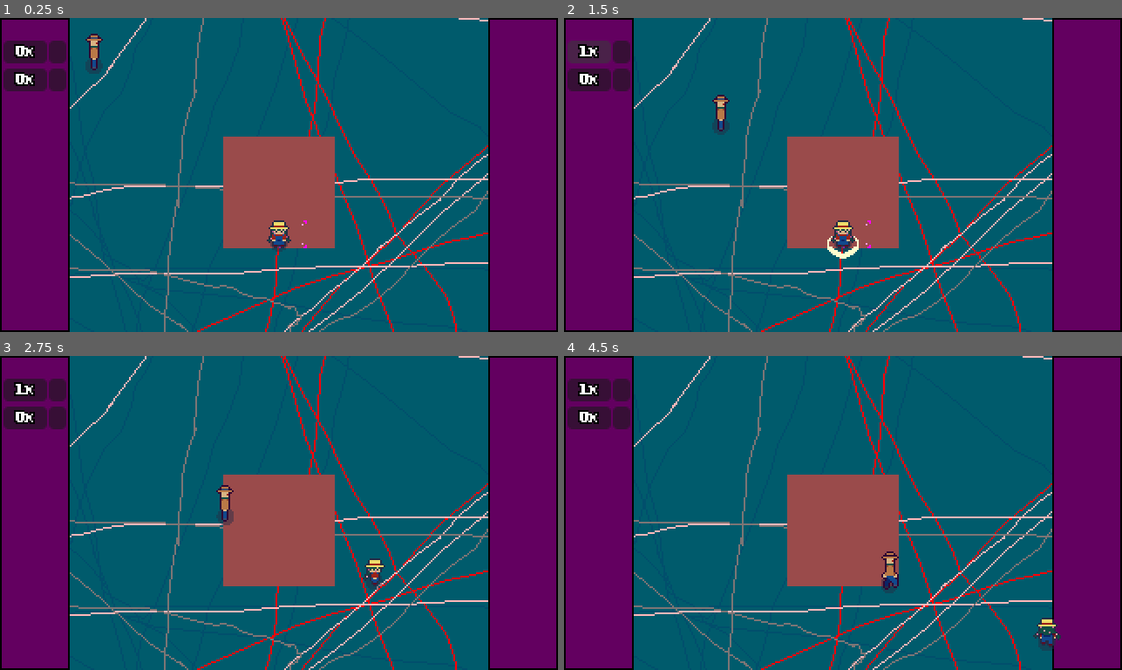
Above: before the commit, frames 1-4 (two rows, left to right).
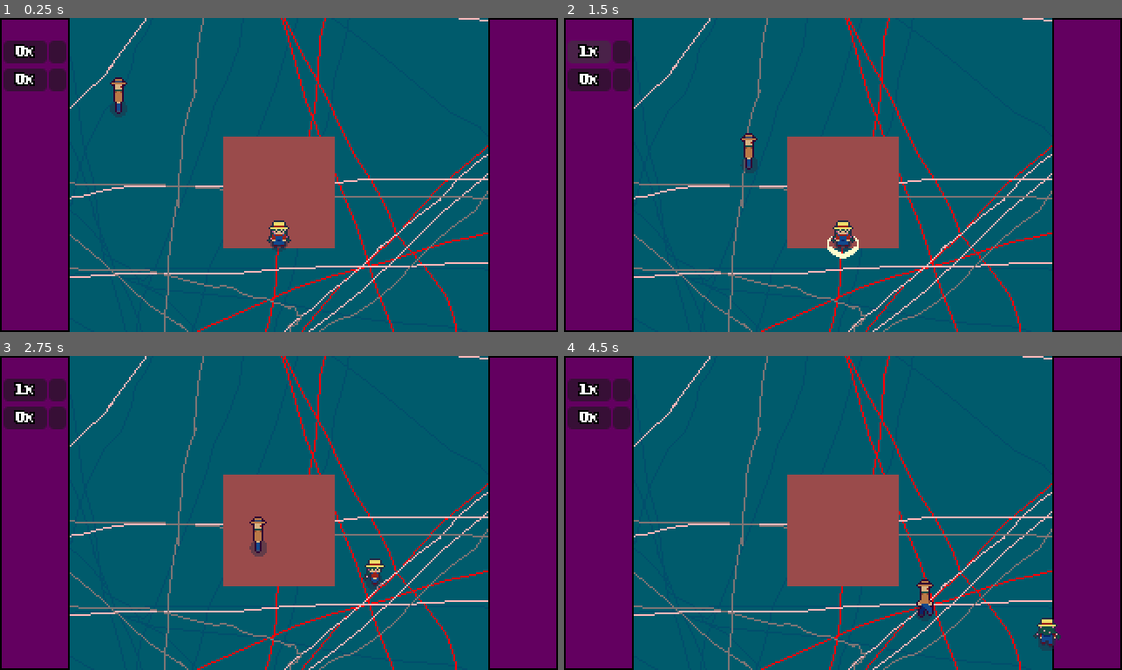
Above: after the commit, the same moments.

Repository: ghoulBlade3/harvest_bounty
Game: Godot game, scene res://main.tscn
Two runs of this game, one before a commit and one after it. Both use one fixed random seed, a clock stepped at 60 frames per second and the inputs below.
Inputs (mouse positions are in pixels of both pictures, inside the frame that each line leads up to):
- Up to frame 1 (0.25 s): no input
- Up to frame 2 (1.5 s): click (619, 52) at 0.52 s; click (591, 52) at 1.27 s
- Up to frame 3 (2.75 s): move the mouse to (401, 497) at 2.02 s; hold D (move_right) from 2.03 s (still down); click (401, 497) at 2.1 s
- Up to frame 4 (4.5 s): move the mouse to (731, 528) at 2.77 s; release D (move_right) at 2.78 s; hold S (move_down) 2.78-3.53 s; click (731, 528) at 2.85 s; move the mouse to (898, 443) at 3.52 s; hold D (move_right) 3.53-4.28 s; tap E (interact) at 3.6 s; click (898, 443) at 3.8 s; move the mouse to (815, 575) at 4.27 s; hold W (move_up) from 4.28 s (still down); tap R (water) at 4.35 s

The runs differ from the first frame. In frame 1, 0.4% of the frame differs, in the area x 15-55%, y 5-74%; in frame 2, 0.4%; in frame 3, 0.5%; in frame 4, 0.6%, in the area x 56-67%, y 62-84%.

Commit message:
fixed knockback, added stun_time, and red_tint on dmg taken

Diff:
--- a/components/health_component.tscn
+++ b/components/health_component.tscn
@@ -1,6 +1,6 @@
 [gd_scene format=3 uid="uid://bgtuflughs7qw"]
 
-[ext_resource type="Script" uid="uid://bww4ojqxe51sb" path="res://health_component.gd" id="1_t2tvt"]
+[ext_resource type="Script" uid="uid://bww4ojqxe51sb" path="res://scripts/health_component.gd" id="1_t2tvt"]
 
 [node name="health_component" type="Node" unique_id=369237019]
 script = ExtResource("1_t2tvt")
--- a/main.tscn
+++ b/main.tscn
@@ -5,10 +5,11 @@
 [ext_resource type="Texture2D" uid="uid://nu1hrn2yt5fi" path="res://textures/player/player.png" id="1_ig7tw"]
 [ext_resource type="PackedScene" uid="uid://cvyevc8lqutjs" path="res://scenes/farmland.tscn" id="4_1bvp3"]
 [ext_resource type="PackedScene" uid="uid://dtib4ad7wx478" path="res://components/directional_animation_component.tscn" id="4_kek77"]
-[ext_resource type="PackedScene" path="res://components/health_component.tscn" id="5_efxa6"]
+[ext_resource type="PackedScene" uid="uid://bgtuflughs7qw" path="res://components/health_component.tscn" id="5_efxa6"]
 [ext_resource type="PackedScene" uid="uid://b4orwemvnl22n" path="res://scenes/shadow.tscn" id="5_kek77"]
 [ext_resource type="Texture2D" uid="uid://djgacvs1c4vbi" path="res://textures/ui/side_panel.png" id="5_lquwl"]
 [ext_resource type="PackedScene" uid="uid://brw1cni5jksvl" path="res://scenes/buttons.tscn" id="6_7mycd"]
+[ext_resource type="Script" uid="uid://6uw87q7r382k" path="res://player_area.gd" id="6_dg77c"]
 [ext_resource type="Texture2D" uid="uid://dqq2uo8oilgpr" path="res://textures/player/water_test.png" id="8_4c57u"]
 [ext_resource type="PackedScene" uid="uid://bj63vcd61rta6" path="res://scenes/enemy_bounty_hunter.tscn" id="10_4c57u"]
 
@@ -193,6 +194,9 @@
 
 [sub_resource type="RectangleShape2D" id="RectangleShape2D_0xm2m"]
 size = Vector2(8, 14)
+
+[sub_resource type="RectangleShape2D" id="RectangleShape2D_ycdy4"]
+size = Vector2(10, 17)
 
 [node name="main" type="Node2D" unique_id=1077295442]
 metadata/_edit_lock_ = true
@@ -270,9 +274,9 @@
 motion_mode = 1
 script = ExtResource("1_0xm2m")
 
-[node name="player_area" type="Area2D" parent="player" unique_id=630513464]
-
-[node name="player_center" type="CollisionShape2D" parent="player/player_area" unique_id=1759451037]
+[node name="Area2D" type="Area2D" parent="player" unique_id=630513464]
+
+[node name="player_center" type="CollisionShape2D" parent="player/Area2D" unique_id=1759451037]
 position = Vector2(0.01, 4.01)
 scale = Vector2(1e-05, 1e-05)
 shape = SubResource("CircleShape2D_efxa6")
@@ -292,39 +296,46 @@
 position = Vector2(0, 4)
 shape = SubResource("RectangleShape2D_0xm2m")
 
+[node name="player_hurtbox" type="Area2D" parent="player" unique_id=1400007908]
+script = ExtResource("6_dg77c")
+
+[node name="CollisionShape2D" type="CollisionShape2D" parent="player/player_hurtbox" unique_id=1120285394]
+position = Vector2(0, 3.5)
+shape = SubResource("RectangleShape2D_ycdy4")
+
 [node name="enemy_bounty_hunter" parent="." unique_id=411508806 instance=ExtResource("10_4c57u")]
-position = Vector2(-113, -72)
+position = Vector2(-99, -47)
 motion_mode = 1
 
 [connection signal="area_entered" from="game_objects/farmland" to="game_objects/farmland" method="_on_area_entered"]
 [connection signal="area_exited" from="game_objects/farmland" to="game_objects/farmland" method="_on_area_exited"]
-[connection signal="area_entered" from="game_objects/@Area2D@54612" to="game_objects/@Area2D@54612" method="_on_area_entered"]
-[connection signal="area_exited" from="game_objects/@Area2D@54612" to="game_objects/@Area2D@54612" method="_on_area_exited"]
-[connection signal="area_entered" from="game_objects/@Area2D@54613" to="game_objects/@Area2D@54613" method="_on_area_entered"]
-[connection signal="area_exited" from="game_objects/@Area2D@54613" to="game_objects/@Area2D@54613" method="_on_area_exited"]
-[connection signal="area_entered" from="game_objects/@Area2D@54614" to="game_objects/@Area2D@54614" method="_on_area_entered"]
-[connection signal="area_exited" from="game_objects/@Area2D@54614" to="game_objects/@Area2D@54614" method="_on_area_exited"]
-[connection signal="area_entered" from="game_objects/@Area2D@54615" to="game_objects/@Area2D@54615" method="_on_area_entered"]
-[connection signal="area_exited" from="game_objects/@Area2D@54615" to="game_objects/@Area2D@54615" method="_on_area_exited"]
-[connection signal="area_entered" from="game_objects/@Area2D@54616" to="game_objects/@Area2D@54616" method="_on_area_entered"]
-[connection signal="area_exited" from="game_objects/@Area2D@54616" to="game_objects/@Area2D@54616" method="_on_area_exited"]
-[connection signal="area_entered" from="game_objects/@Area2D@54617" to="game_objects/@Area2D@54617" method="_on_area_entered"]
-[connection signal="area_exited" from="game_objects/@Area2D@54617" to="game_objects/@Area2D@54617" method="_on_area_exited"]
-[connection signal="area_entered" from="game_objects/@Area2D@54618" to="game_objects/@Area2D@54618" method="_on_area_entered"]
-[connection signal="area_exited" from="game_objects/@Area2D@54618" to="game_objects/@Area2D@54618" method="_on_area_exited"]
-[connection signal="area_entered" from="game_objects/@Area2D@54619" to="game_objects/@Area2D@54619" method="_on_area_entered"]
-[connection signal="area_exited" from="game_objects/@Area2D@54619" to="game_objects/@Area2D@54619" method="_on_area_exited"]
-[connection signal="area_entered" from="game_objects/@Area2D@54620" to="game_objects/@Area2D@54620" method="_on_area_entered"]
-[connection signal="area_exited" from="game_objects/@Area2D@54620" to="game_objects/@Area2D@54620" method="_on_area_exited"]
-[connection signal="area_entered" from="game_objects/@Area2D@54621" to="game_objects/@Area2D@54621" method="_on_area_entered"]
-[connection signal="area_exited" from="game_objects/@Area2D@54621" to="game_objects/@Area2D@54621" method="_on_area_exited"]
-[connection signal="area_entered" from="game_objects/@Area2D@54622" to="game_objects/@Area2D@54622" method="_on_area_entered"]
-[connection signal="area_exited" from="game_objects/@Area2D@54622" to="game_objects/@Area2D@54622" method="_on_area_exited"]
-[connection signal="area_entered" from="game_objects/@Area2D@54623" to="game_objects/@Area2D@54623" method="_on_area_entered"]
-[connection signal="area_exited" from="game_objects/@Area2D@54623" to="game_objects/@Area2D@54623" method="_on_area_exited"]
-[connection signal="area_entered" from="game_objects/@Area2D@54624" to="game_objects/@Area2D@54624" method="_on_area_entered"]
-[connection signal="area_exited" from="game_objects/@Area2D@54624" to="game_objects/@Area2D@54624" method="_on_area_exited"]
-[connection signal="area_entered" from="game_objects/@Area2D@54625" to="game_objects/@Area2D@54625" method="_on_area_entered"]
-[connection signal="area_exited" from="game_objects/@Area2D@54625" to="game_objects/@Area2D@54625" method="_on_area_exited"]
-[connection signal="area_entered" from="game_objects/@Area2D@54626" to="game_objects/@Area2D@54626" method="_on_area_entered"]
-[connection signal="area_exited" from="game_objects/@Area2D@54626" to="game_objects/@Area2D@54626" method="_on_area_exited"]
+[connection signal="area_entered" from="game_objects/@Area2D@67947" to="game_objects/@Area2D@67947" method="_on_area_entered"]
+[connection signal="area_exited" from="game_objects/@Area2D@67947" to="game_objects/@Area2D@67947" method="_on_area_exited"]
+[connection signal="area_entered" from="game_objects/@Area2D@67948" to="game_objects/@Area2D@67948" method="_on_area_entered"]
+[connection signal="area_exited" from="game_objects/@Area2D@67948" to="game_objects/@Area2D@67948" method="_on_area_exited"]
+[connection signal="area_entered" from="game_objects/@Area2D@67949" to="game_objects/@Area2D@67949" method="_on_area_entered"]
+[connection signal="area_exited" from="game_objects/@Area2D@67949" to="game_objects/@Area2D@67949" method="_on_area_exited"]
+[connection signal="area_entered" from="game_objects/@Area2D@67950" to="game_objects/@Area2D@67950" method="_on_area_entered"]
+[connection signal="area_exited" from="game_objects/@Area2D@67950" to="game_objects/@Area2D@67950" method="_on_area_exited"]
+[connection signal="area_entered" from="game_objects/@Area2D@67951" to="game_objects/@Area2D@67951" method="_on_area_entered"]
+[connection signal="area_exited" from="game_objects/@Area2D@67951" to="game_objects/@Area2D@67951" method="_on_area_exited"]
+[connection signal="area_entered" from="game_objects/@Area2D@67952" to="game_objects/@Area2D@67952" method="_on_area_entered"]
+[connection signal="area_exited" from="game_objects/@Area2D@67952" to="game_objects/@Area2D@67952" method="_on_area_exited"]
+[connection signal="area_entered" from="game_objects/@Area2D@67953" to="game_objects/@Area2D@67953" method="_on_area_entered"]
+[connection signal="area_exited" from="game_objects/@Area2D@67953" to="game_objects/@Area2D@67953" method="_on_area_exited"]
+[connection signal="area_entered" from="game_objects/@Area2D@67954" to="game_objects/@Area2D@67954" method="_on_area_entered"]
+[connection signal="area_exited" from="game_objects/@Area2D@67954" to="game_objects/@Area2D@67954" method="_on_area_exited"]
+[connection signal="area_entered" from="game_objects/@Area2D@67955" to="game_objects/@Area2D@67955" method="_on_area_entered"]
+[connection signal="area_exited" from="game_objects/@Area2D@67955" to="game_objects/@Area2D@67955" method="_on_area_exited"]
+[connection signal="area_entered" from="game_objects/@Area2D@67956" to="game_objects/@Area2D@67956" method="_on_area_entered"]
+[connection signal="area_exited" from="game_objects/@Area2D@67956" to="game_objects/@Area2D@67956" method="_on_area_exited"]
+[connection signal="area_entered" from="game_objects/@Area2D@67957" to="game_objects/@Area2D@67957" method="_on_area_entered"]
+[connection signal="area_exited" from="game_objects/@Area2D@67957" to="game_objects/@Area2D@67957" method="_on_area_exited"]
+[connection signal="area_entered" from="game_objects/@Area2D@67958" to="game_objects/@Area2D@67958" method="_on_area_entered"]
+[connection signal="area_exited" from="game_objects/@Area2D@67958" to="game_objects/@Area2D@67958" method="_on_area_exited"]
+[connection signal="area_entered" from="game_objects/@Area2D@67959" to="game_objects/@Area2D@67959" method="_on_area_entered"]
+[connection signal="area_exited" from="game_objects/@Area2D@67959" to="game_objects/@Area2D@67959" method="_on_area_exited"]
+[connection signal="area_entered" from="game_objects/@Area2D@67960" to="game_objects/@Area2D@67960" method="_on_area_entered"]
+[connection signal="area_exited" from="game_objects/@Area2D@67960" to="game_objects/@Area2D@67960" method="_on_area_exited"]
+[connection signal="area_entered" from="game_objects/@Area2D@67961" to="game_objects/@Area2D@67961" method="_on_area_entered"]
+[connection signal="area_exited" from="game_objects/@Area2D@67961" to="game_objects/@Area2D@67961" method="_on_area_exited"]
--- /dev/null
+++ b/player_area.gd
@@ -0,0 +1,2 @@
+extends Area2D
+class_name player_hurtbox
--- a/scenes/enemy_bounty_hunter.gd
+++ b/scenes/enemy_bounty_hunter.gd
@@ -1,2 +1,2 @@
 extends CharacterBody2D
-var stunned: bool = false
+var stunned = false
--- a/scenes/enemy_bounty_hunter.tscn
+++ b/scenes/enemy_bounty_hunter.tscn
@@ -1,11 +1,12 @@
 [gd_scene format=3 uid="uid://bj63vcd61rta6"]
 
-[ext_resource type="Script" uid="uid://d2yxrq1nr0qtv" path="res://scenes/enemy_bounty_hunter.gd" id="1_b3fag"]
+[ext_resource type="Script" uid="uid://d2yxrq1nr0qtv" path="res://scenes/enemy_bounty_hunter.gd" id="1_7bw08"]
 [ext_resource type="PackedScene" uid="uid://b4orwemvnl22n" path="res://scenes/shadow.tscn" id="2_6moac"]
 [ext_resource type="PackedScene" uid="uid://dhaeaee8xstur" path="res://components/enemy_ai_component.tscn" id="3_vivdj"]
-[ext_resource type="PackedScene" path="res://components/health_component.tscn" id="4_6moac"]
+[ext_resource type="PackedScene" uid="uid://bgtuflughs7qw" path="res://components/health_component.tscn" id="4_6moac"]
 [ext_resource type="PackedScene" uid="uid://dtib4ad7wx478" path="res://components/directional_animation_component.tscn" id="4_b3fag"]
 [ext_resource type="Texture2D" uid="uid://b23lps3fygynn" path="res://textures/enemy/bounty-hunter.png" id="5_7bw08"]
+[ext_resource type="Script" uid="uid://doaqi6uj1jakc" path="res://scripts/attack_component.gd" id="5_b3fag"]
 [ext_resource type="PackedScene" uid="uid://2w7l82md8pj2" path="res://components/hurtbox.tscn" id="6_vivdj"]
 [ext_resource type="Script" uid="uid://52sw3x6ci5pu" path="res://components/hurtbox.gd" id="7_b3fag"]
 
@@ -151,10 +152,12 @@
 size = Vector2(8, 21)
 
 [sub_resource type="RectangleShape2D" id="RectangleShape2D_vivdj"]
-size = Vector2(14, 21)
+size = Vector2(8, 19)
 
 [node name="enemy_bounty_hunter" type="CharacterBody2D" unique_id=411508806]
-script = ExtResource("1_b3fag")
+collision_layer = 0
+collision_mask = 0
+script = ExtResource("1_7bw08")
 
 [node name="shadow" parent="." unique_id=598471710 instance=ExtResource("2_6moac")]
 
@@ -166,6 +169,11 @@
 
 [node name="health_component" parent="." unique_id=369237019 instance=ExtResource("4_6moac")]
 
+[node name="attack_component" type="Node" parent="." unique_id=2089725836]
+script = ExtResource("5_b3fag")
+attack_damage = 10.0
+knockback_amnt = 1400.0
+
 [node name="enemy_bounty_hunter_sprite" type="AnimatedSprite2D" parent="." unique_id=30738945]
 sprite_frames = SubResource("SpriteFrames_come4")
 animation = &"standing_front"
@@ -175,6 +183,7 @@
 shape = SubResource("RectangleShape2D_34a5w")
 
 [node name="hurtbox" parent="." unique_id=1134379180 instance=ExtResource("6_vivdj")]
+collision_layer = 2
 script = ExtResource("7_b3fag")
 
 [node name="CollisionShape2D" type="CollisionShape2D" parent="hurtbox" unique_id=456244977]
--- a/scenes/player_attack.gd
+++ b/scenes/player_attack.gd
@@ -12,9 +12,9 @@
 	queue_free()
 
 
-func _on_area_entered(area: enemy_hurtbox) -> void:
-	print("test")
-	var enemy = area.get_parent()
-	var health: health_component = enemy.get_node("health_component")
-
-	health.damage(attack_damage, knockback_amnt, knockback_dir)
+func _on_area_entered(area: Area2D):
+	if area is enemy_hurtbox:
+		var enemy = area.get_parent()
+		var health: health_component = enemy.get_node("health_component")
+		health.damage(attack_damage, knockback_amnt, knockback_dir)
+		hitbox.queue_free()
--- a/scenes/player_attack.tscn
+++ b/scenes/player_attack.tscn
@@ -40,9 +40,11 @@
 }]
 
 [node name="player_attack" type="Area2D" unique_id=1135473216]
+collision_layer = 2
+collision_mask = 2
 script = ExtResource("1_pqjam")
 attack_damage = 1.0
-knockback_amnt = 25.0
+knockback_amnt = 2800.0
 
 [node name="attack_animation" type="AnimatedSprite2D" parent="." unique_id=463895561]
 sprite_frames = SubResource("SpriteFrames_yt0id")
--- /dev/null
+++ b/scripts/attack_component.gd
@@ -0,0 +1,21 @@
+extends Node
+class_name attack_component
+
+@onready var hurtbox: enemy_hurtbox = $"../hurtbox"
+@export var attack_damage: float
+@export var knockback_amnt: float
+var parent
+
+func _ready():
+	hurtbox.area_entered.connect(on_area_entered)
+	parent = get_parent()
+
+func on_area_entered(area: Area2D):
+	if area is player_hurtbox:
+		print("enemy colliding with player")
+		var enemy = area.get_parent()
+		var knockback_dir = get_parent().global_position.direction_to(enemy.global_position)
+		var health: health_component = enemy.get_node("health_component")
+
+		health.damage(attack_damage, knockback_amnt, knockback_dir)
+		parent.stunned = true
--- a/scripts/enemy_ai_component.gd
+++ b/scripts/enemy_ai_component.gd
@@ -10,11 +10,10 @@
 # move enemy to player and play animation based on direction
 func _physics_process(delta) -> void:
 	if parent.stunned:
+		get_tree().create_timer(0.3).timeout.connect(func(): parent.stunned = false)
+	else:
+		var direction = parent.global_position.direction_to(target.global_position)
+
+		parent.velocity = direction * kSpeed * delta
+		dir_animation_player.dir_animation(direction.round())
 		parent.move_and_slide()
-		return
-
-	var direction = parent.global_position.direction_to(target.global_position)
-
-	parent.velocity = direction * kSpeed * delta
-	dir_animation_player.dir_animation(direction.round())
-	parent.move_and_slide()
--- a/scripts/health_component.gd
+++ b/scripts/health_component.gd
@@ -4,16 +4,29 @@
 @export var kMaxHealth: float = 100.0
 var health: float
 var parent
+var children
+var sprite
 
 func _ready():
 	parent = get_parent()
+	children = parent.get_children()
+	for child in children:
+		if child is AnimatedSprite2D:
+			print("yes")
+			sprite = child
 	health = kMaxHealth
 
 func damage(attack_damage, knockback_amnt, knockback_dir):
 	health -= attack_damage
-	parent.velocity += knockback_dir.normalized() * knockback_amnt
+	sprite.self_modulate = Color("ff0000ff")
+	get_tree().create_timer(0.2).timeout.connect(func(): sprite.self_modulate = Color("ffffffff"))
+	knockback_dir = knockback_dir.normalized() * knockback_amnt
+	knockback_dir = knockback_dir.lerp(Vector2.ZERO, 0.5)
+	parent.velocity = knockback_dir
+	parent.move_and_slide()
 	parent.stunned = true
-	get_tree().create_timer(1).timeout.connect(func(): parent.stunned = false)
 
 	if health <= 0:
+		if parent is player:
+			get_tree().reload_current_scene()
 		parent.queue_free()
--- a/scripts/player_main.gd
+++ b/scripts/player_main.gd
@@ -1,11 +1,11 @@
 extends CharacterBody2D
+class_name player
 @onready var player_sprite: AnimatedSprite2D = $player_sprite
 @onready var directional_animation_component: dir_anim_compoment = $directional_animation_component
 
 const kAttack = preload("res://scenes/player_attack.tscn")
 
 var speed: float = 4800.0
-var health: int = 5
 var canInteract: bool = true
 
 var selectedItem: int = -1
@@ -19,6 +19,7 @@
 var last_velocity_normalized = Vector2.ZERO
 var instant
 var can_attack: bool = true
+var stunned: bool = false
 @export var attack_cooldown: float = 0.5
 
 # creates an instance of the attack, rotates it in the facing dir, and offsets away from player
@@ -44,22 +45,25 @@
 	player_sprite.play()
 
 func _physics_process(delta: float) -> void:
-	# PLAYER MOVEMENT
-	var pMoveDir = Input.get_vector("move_left", "move_right", "move_up", "move_down")
-	pMoveDir = pMoveDir.normalized()
-	pMoveDir *= speed * delta
-	velocity = pMoveDir
+	if stunned:
+		get_tree().create_timer(0.2).timeout.connect(func(): stunned = false)
+	else:
+		# PLAYER MOVEMENT
+		var pMoveDir = Input.get_vector("move_left", "move_right", "move_up", "move_down")
+		pMoveDir = pMoveDir.normalized()
+		pMoveDir *= speed * delta
+		velocity = pMoveDir
 
-	if Input.is_action_just_pressed("attack"):
-		play_attack_animation(pMoveDir)
+		if Input.is_action_just_pressed("attack"):
+			play_attack_animation(pMoveDir)
 
-	if canInteract:
-		directional_animation_component.dir_animation(pMoveDir)
+		if canInteract:
+			directional_animation_component.dir_animation(pMoveDir)
 
-	# JITTER FIX
-	if velocity.normalized() != last_velocity_normalized:
-		position.x = round(position.x)
-		position.y = round(position.y)
+		# JITTER FIX
+		if velocity.normalized() != last_velocity_normalized:
+			position.x = round(position.x)
+			position.y = round(position.y)
 
-	last_velocity_normalized = velocity.normalized()
-	move_and_slide()
+		last_velocity_normalized = velocity.normalized()
+		move_and_slide()
Not shown, added: player_area.gd.uid
Not shown, added: scripts/attack_component.gd.uid
